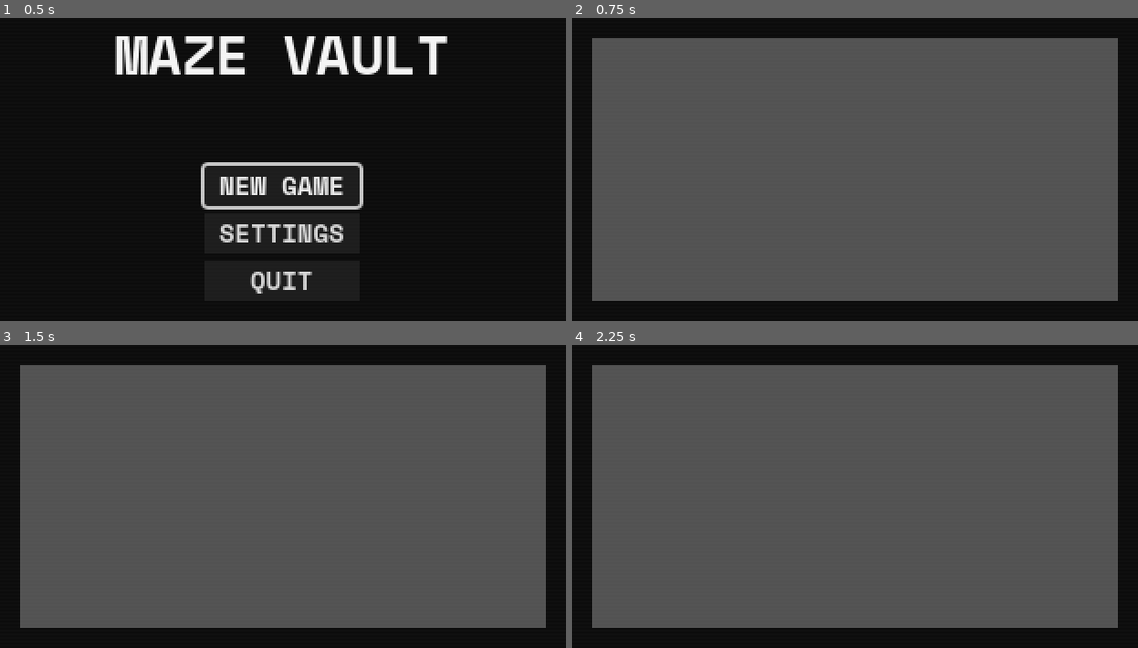
Above: before the commit, frames 1-4 (two rows, left to right).
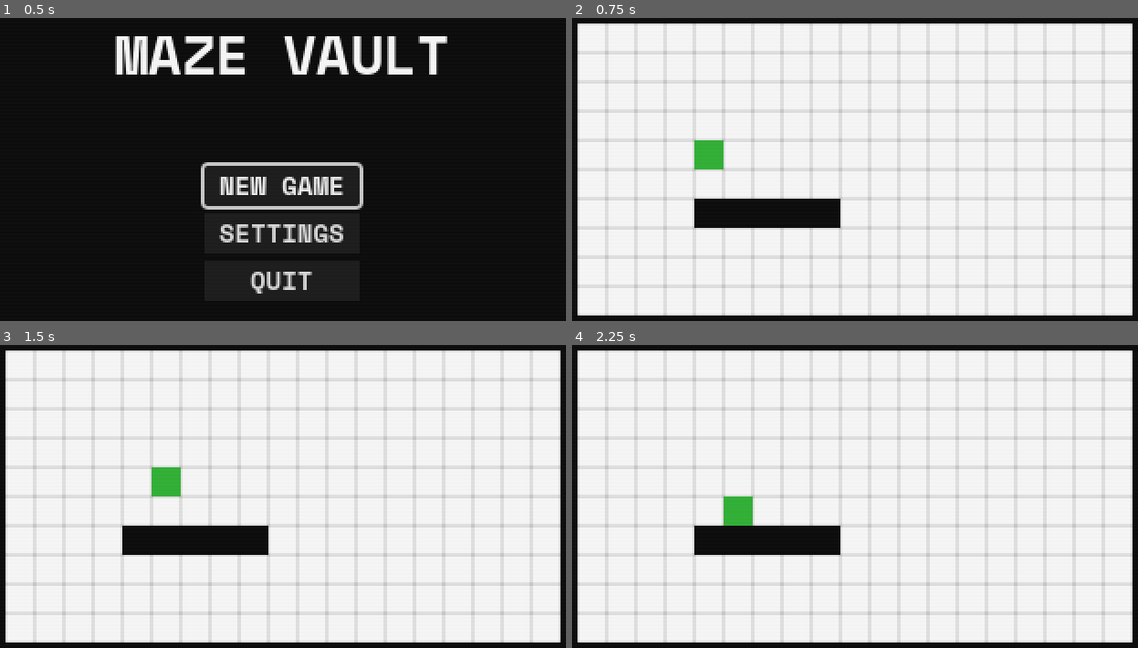
Above: after the commit, the same moments.

Repository: daredakke/maze-vault
Game: Godot game, scene res://scenes/game.tscn
Two runs of this game, one before a commit and one after it. Both use one fixed random seed, a clock stepped at 60 frames per second and the inputs below.
Inputs:
- Up to frame 1 (0.5 s): no input
- Up to frame 2 (0.75 s): click "NEW GAME" at 0.5 s
- Up to frame 3 (1.5 s): tap Enter (ui_accept) at 1.25 s; hold Right (right) from 1.28 s (still down)
- Up to frame 4 (2.25 s): tap Enter (ui_accept) at 1.52, 2 s; release Right (right) at 2.03 s; hold Down (down) from 2.03 s (still down)

Frame 1 is identical in both runs. In frame 2, 95% of the frame differs, in the area x 0-100%, y 1-99%; in frame 3, 95%; in frame 4, 95%.

Commit message:
Grid movement

Diff:
--- /dev/null
+++ b/scenes/entity.tscn
@@ -0,0 +1,6 @@
+[gd_scene load_steps=2 format=3 uid="uid://cub1xwklpcra0"]
+
+[ext_resource type="Script" path="res://scripts/entity.gd" id="1_7lnq5"]
+
+[node name="Entity" type="Area2D"]
+script = ExtResource("1_7lnq5")
--- a/scenes/game.tscn
+++ b/scenes/game.tscn
@@ -1,10 +1,12 @@
-[gd_scene load_steps=6 format=3 uid="uid://2ebxoees0r32"]
+[gd_scene load_steps=8 format=3 uid="uid://2ebxoees0r32"]
 
 [ext_resource type="Script" path="res://scripts/game.gd" id="1_f6l8u"]
 [ext_resource type="PackedScene" uid="uid://ccqqq3oltseh7" path="res://scenes/splash.tscn" id="2_3wpsm"]
 [ext_resource type="Texture2D" uid="uid://douco27nrymbp" path="res://assets/scanlines-320-180.png" id="3_ct4n6"]
 [ext_resource type="PackedScene" uid="uid://dhcf22jtoctn0" path="res://scenes/pause.tscn" id="3_jsbi5"]
 [ext_resource type="PackedScene" uid="uid://bh36j4ina3tjr" path="res://scenes/wall.tscn" id="5_b62s1"]
+[ext_resource type="Texture2D" uid="uid://q64fopn2ht18" path="res://assets/tiled-grid.png" id="5_d5hoy"]
+[ext_resource type="PackedScene" uid="uid://ciaf6xdrrx2v4" path="res://scenes/player.tscn" id="7_wynie"]
 
 [node name="Game" type="Node2D"]
 process_mode = 3
@@ -35,19 +37,36 @@
 
 [node name="Level" type="Node2D" parent="."]
 
+[node name="TiledGrid" type="Sprite2D" parent="Level"]
+texture = ExtResource("5_d5hoy")
+centered = false
+offset = Vector2(8, 8)
+
 [node name="LevelTest" type="Node2D" parent="Level"]
 
-[node name="Wall" parent="Level/LevelTest" instance=ExtResource("5_b62s1")]
-scale = Vector2(1, 11)
+[node name="Walls" type="Node2D" parent="Level/LevelTest"]
 
-[node name="Wall2" parent="Level/LevelTest" instance=ExtResource("5_b62s1")]
-position = Vector2(304, 0)
-scale = Vector2(1, 11)
+[node name="Wall" parent="Level/LevelTest/Walls" instance=ExtResource("5_b62s1")]
+position = Vector2(0, 96)
+scale = Vector2(1, 13)
 
-[node name="Wall3" parent="Level/LevelTest" instance=ExtResource("5_b62s1")]
-position = Vector2(16, 0)
-scale = Vector2(18, 1)
+[node name="Wall2" parent="Level/LevelTest/Walls" instance=ExtResource("5_b62s1")]
+position = Vector2(320, 96)
+scale = Vector2(1, 13)
 
-[node name="Wall4" parent="Level/LevelTest" instance=ExtResource("5_b62s1")]
-position = Vector2(16, 160)
-scale = Vector2(18, 1)
+[node name="Wall3" parent="Level/LevelTest/Walls" instance=ExtResource("5_b62s1")]
+position = Vector2(160, 0)
+scale = Vector2(20, 1)
+
+[node name="Wall4" parent="Level/LevelTest/Walls" instance=ExtResource("5_b62s1")]
+position = Vector2(160, 176)
+scale = Vector2(20, 1)
+
+[node name="Wall5" parent="Level/LevelTest/Walls" instance=ExtResource("5_b62s1")]
+position = Vector2(112, 112)
+scale = Vector2(5, 1)
+
+[node name="Entities" type="Node2D" parent="Level/LevelTest"]
+
+[node name="Player" parent="Level/LevelTest/Entities" instance=ExtResource("7_wynie")]
+position = Vector2(80, 80)
--- /dev/null
+++ b/scenes/player.tscn
@@ -0,0 +1,20 @@
+[gd_scene load_steps=4 format=3 uid="uid://ciaf6xdrrx2v4"]
+
+[ext_resource type="Script" path="res://scripts/player.gd" id="1_sidmr"]
+[ext_resource type="Texture2D" uid="uid://cvtdjtmyenki0" path="res://assets/square-white-16.png" id="2_e53mk"]
+
+[sub_resource type="RectangleShape2D" id="RectangleShape2D_wp5ws"]
+
+[node name="Player" type="Area2D" node_paths=PackedStringArray("raycast")]
+script = ExtResource("1_sidmr")
+raycast = NodePath("RayCast2D")
+
+[node name="Sprite2D" type="Sprite2D" parent="."]
+modulate = Color(0.160784, 0.701961, 0.180392, 1)
+texture = ExtResource("2_e53mk")
+
+[node name="CollisionShape2D" type="CollisionShape2D" parent="."]
+scale = Vector2(0.8, 0.8)
+shape = SubResource("RectangleShape2D_wp5ws")
+
+[node name="RayCast2D" type="RayCast2D" parent="."]
--- a/scenes/wall.tscn
+++ b/scenes/wall.tscn
@@ -5,13 +5,11 @@
 [sub_resource type="RectangleShape2D" id="RectangleShape2D_if7k4"]
 size = Vector2(16, 16)
 
-[node name="Wall" type="Area2D"]
+[node name="Wall" type="StaticBody2D" groups=["wall"]]
 
 [node name="Sprite2D" type="Sprite2D" parent="."]
 modulate = Color(0, 0, 0, 1)
 texture = ExtResource("1_ik8ve")
-centered = false
 
 [node name="CollisionShape2D" type="CollisionShape2D" parent="."]
-position = Vector2(8, 8)
 shape = SubResource("RectangleShape2D_if7k4")
--- /dev/null
+++ b/scripts/entity.gd
@@ -0,0 +1,31 @@
+class_name Entity
+extends Area2D
+
+
+const GRID_SIZE: int = 16
+
+@export var raycast: RayCast2D
+
+var is_controlled: bool = false
+
+
+func _process(_delta: float) -> void:
+	if is_controlled:
+		if Input.is_action_just_pressed("right"):
+			_move(Vector2.RIGHT)
+		elif Input.is_action_just_pressed("down"):
+			_move(Vector2.DOWN)
+		elif Input.is_action_just_pressed("left"):
+			_move(Vector2.LEFT)
+		elif Input.is_action_just_pressed("up"):
+			_move(Vector2.UP)
+
+
+func _move(dir: Vector2) -> void:
+	raycast.target_position = dir * GRID_SIZE
+	raycast.force_raycast_update()
+
+	if not raycast.is_colliding():
+		position += dir * GRID_SIZE
+	else:
+		print(raycast.get_collider())
--- a/scripts/game.gd
+++ b/scripts/game.gd
@@ -45,8 +45,5 @@
 
 		if Global.game_started:
 			pause.focus_main_menu()
-
-		DisplayServer.mouse_set_mode(DisplayServer.MOUSE_MODE_VISIBLE)
 	else:
 		pause.hide()
-		DisplayServer.mouse_set_mode(DisplayServer.MOUSE_MODE_HIDDEN)
--- /dev/null
+++ b/scripts/player.gd
@@ -0,0 +1,10 @@
+class_name Player
+extends Entity
+
+
+func _ready() -> void:
+	is_controlled = true
+
+
+func _process(_delta: float) -> void:
+	super._process(_delta)
Binary file added: assets/tiled-grid.png
Not shown, added: assets/tiled-grid.png.import
